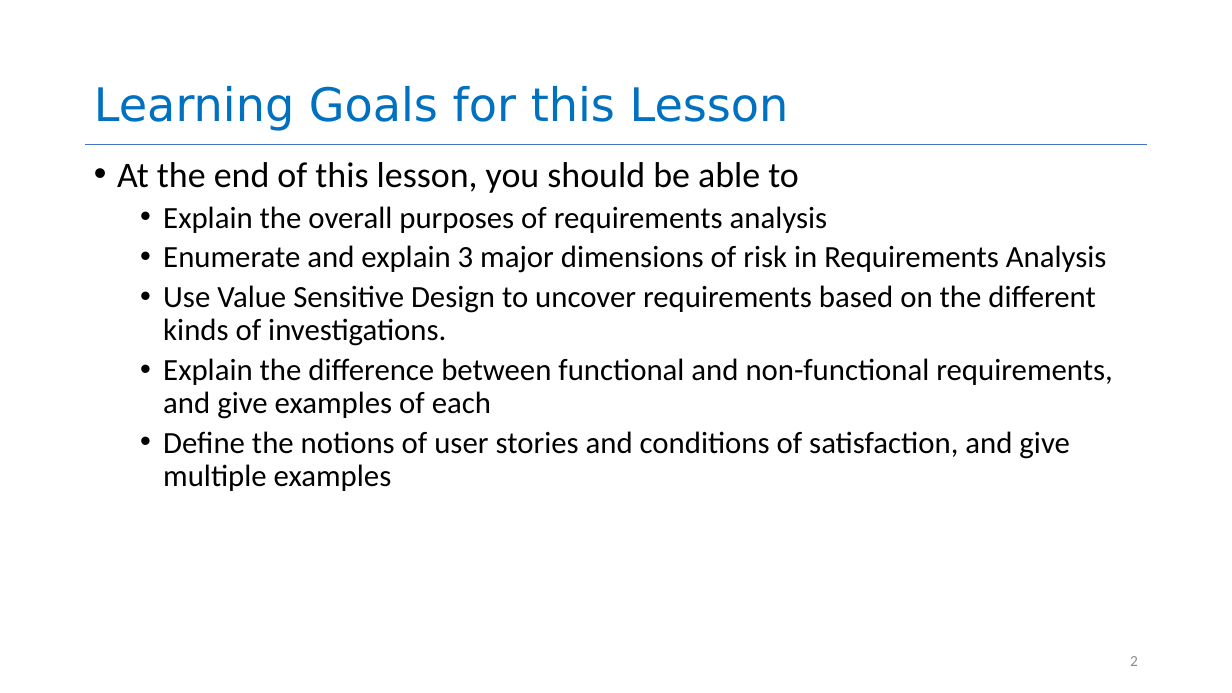
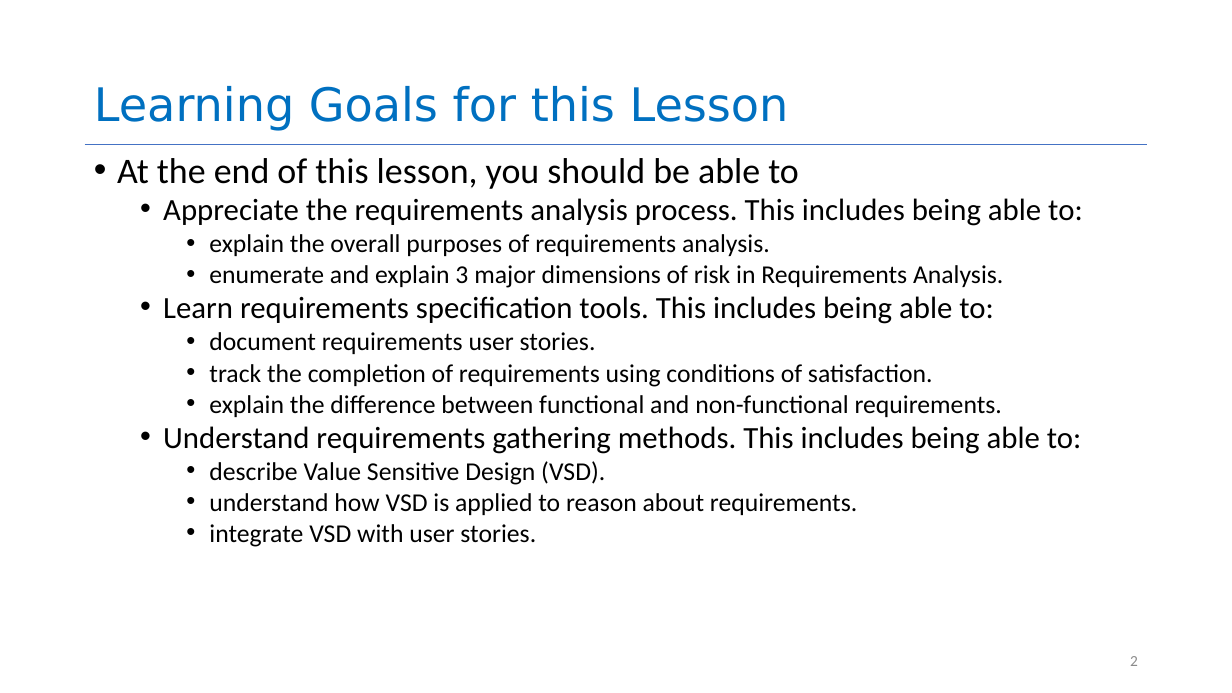
Before and after one commit to yashburshe/CS4530-Fall-2025, a slide deck: slide 2 of Slides/Module 01.2 Requirements Gathering.pptx. Drawn at 1232x693 pixels with LibreOffice and Linux fonts; fonts in the diff are those of the drawing. Boxes give left, top, right and bottom in pixels: in the first picture for what was removed or moved away, otherwise in the second. Text is boxed around its words. In the diff, an @@ line names an element or a change of style, - is before the commit and + after.

```diff
--- a/Slides/Module 01.2 Requirements Gathering.pptx
+++ b/Slides/Module 01.2 Requirements Gathering.pptx
@@ text at [117, 158, 799, 189]: line spacing 0.9 to 0.8 @@
@@ text at [163, 198, 1082, 547]: text changed; size 24 to 20 pt @@
-  • Explain the overall purposes of requirements analysis
-  • Enumerate and explain 3 major dimensions of risk in Requirements Analysis
-  • Use Value Sensitive Design to uncover requirements based on the different kinds of investigations.
-  • Explain the difference between functional and non-functional requirements, and give examples of each
-  • Define the notions of user stories and conditions of satisfaction, and give multiple examples
+  • Appreciate the requirements analysis process. This includes being able to:
+    • explain the overall purposes of requirements analysis.
+    • enumerate and explain 3 major dimensions of risk in Requirements Analysis.
+  • Learn requirements specification tools. This includes being able to:
+    • document requirements user stories.
+    • track the completion of requirements using conditions of satisfaction.
+    • explain the difference between functional and non-functional requirements.
+  • Understand requirements gathering methods. This includes being able to:
+    • describe Value Sensitive Design (VSD).
+    • understand how VSD is applied to reason about requirements.
+    • integrate VSD with user stories.
```
Also in this commit, not shown: 1 other slide changed, 1 slide added, 2 other files.
